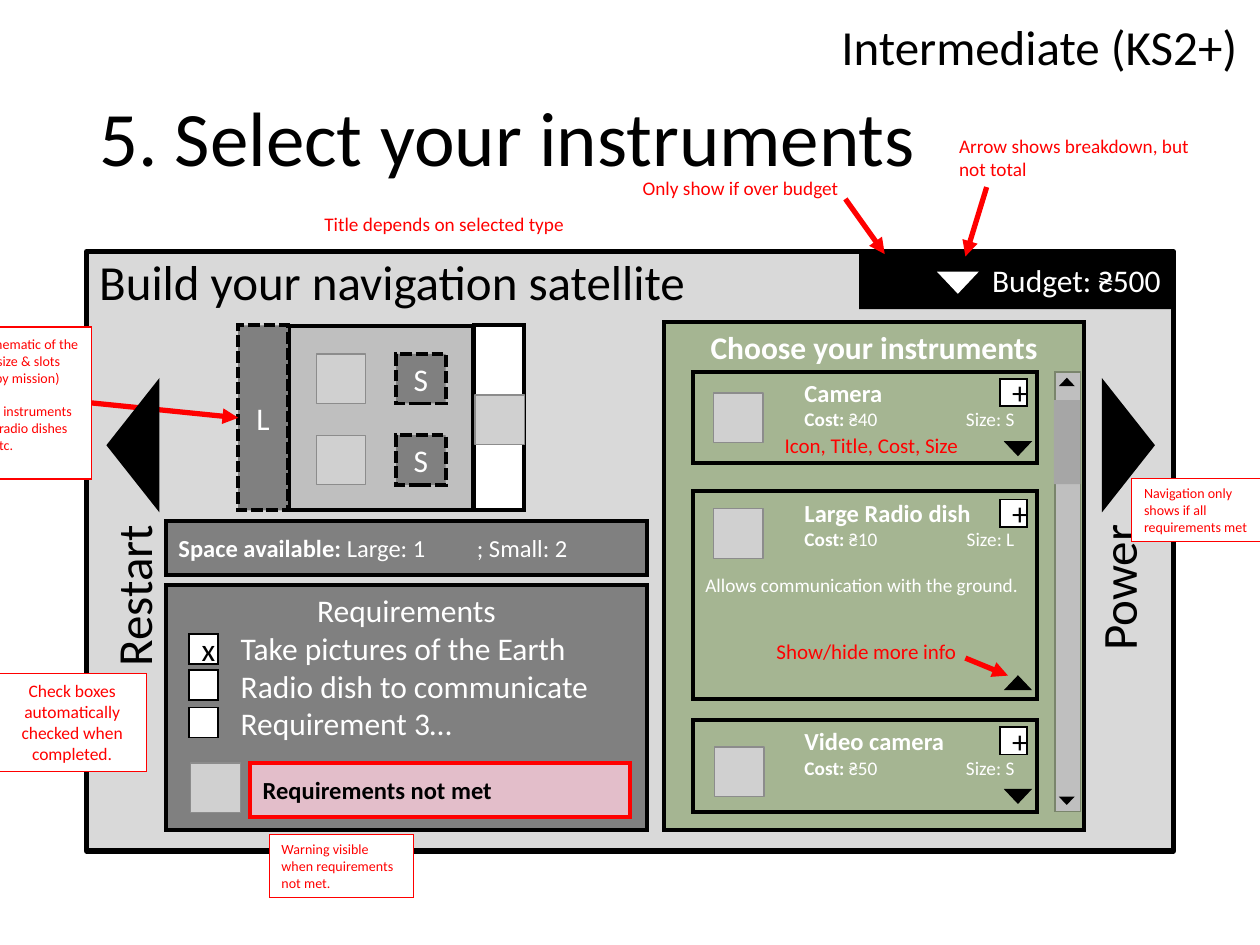
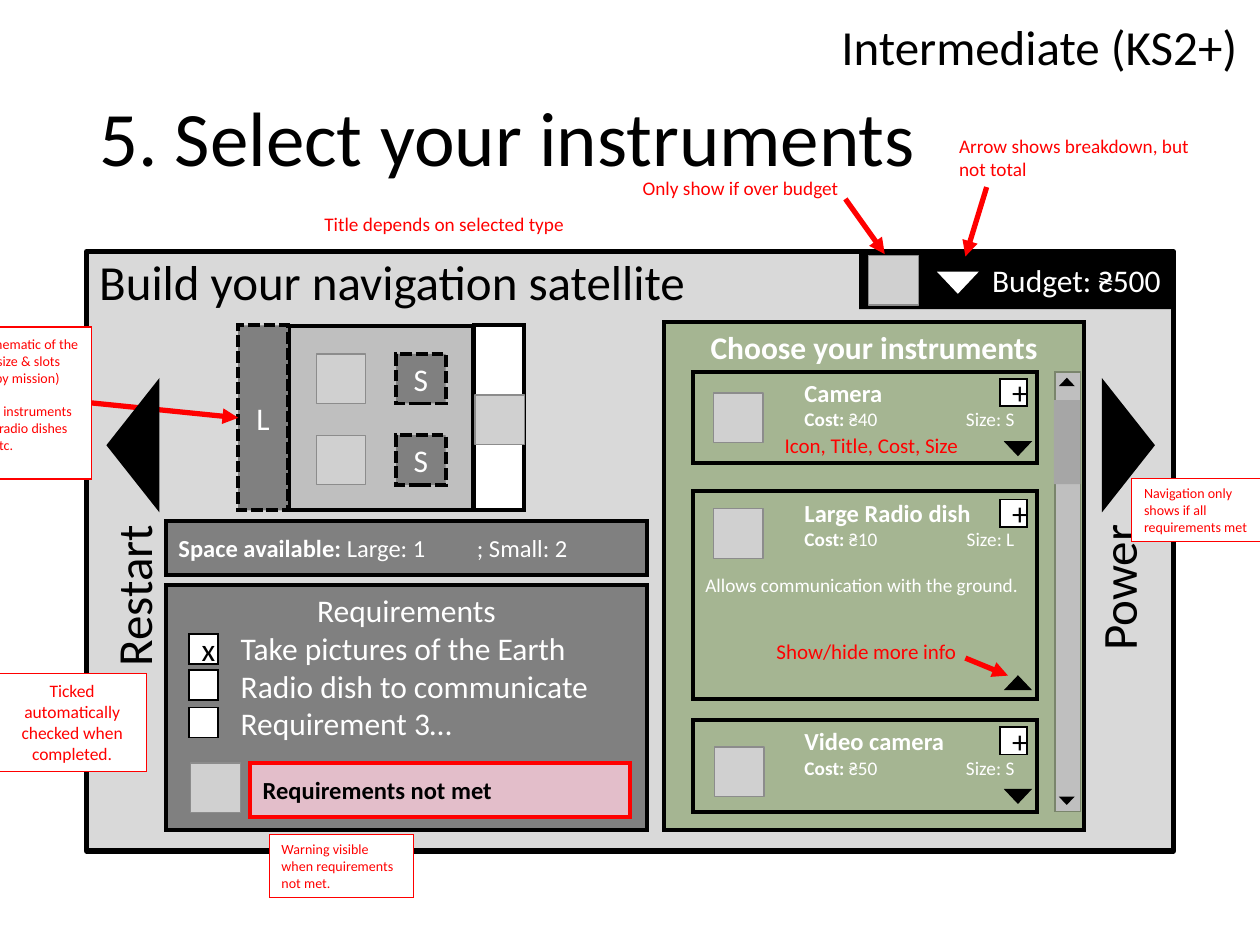
Before and after one commit to chrisnorth/classroom-rocket-scientist, a slide deck: slide 8 of outline_intermediate.pptx. Drawn at 1260x945 pixels with LibreOffice and Linux fonts; fonts in the diff are those of the drawing; grey boxes stand for pictures. Boxes give left, top, right and bottom in pixels: in the first picture for what was removed or moved away, otherwise in the second. Text is boxed around its words. In the diff, an @@ line names an element or a change of style, - is before the commit and + after.

```diff
--- a/outline_intermediate.pptx
+++ b/outline_intermediate.pptx
@@ picture added at [869,256,919,305] @@
@@ text in rectangle at [22,685,123,763]: text changed @@
-Check boxes automatically checked when completed.
+Ticked automatically checked when completed.
```
Also in this commit, not shown: 7 other slides changed, 3 other files.
